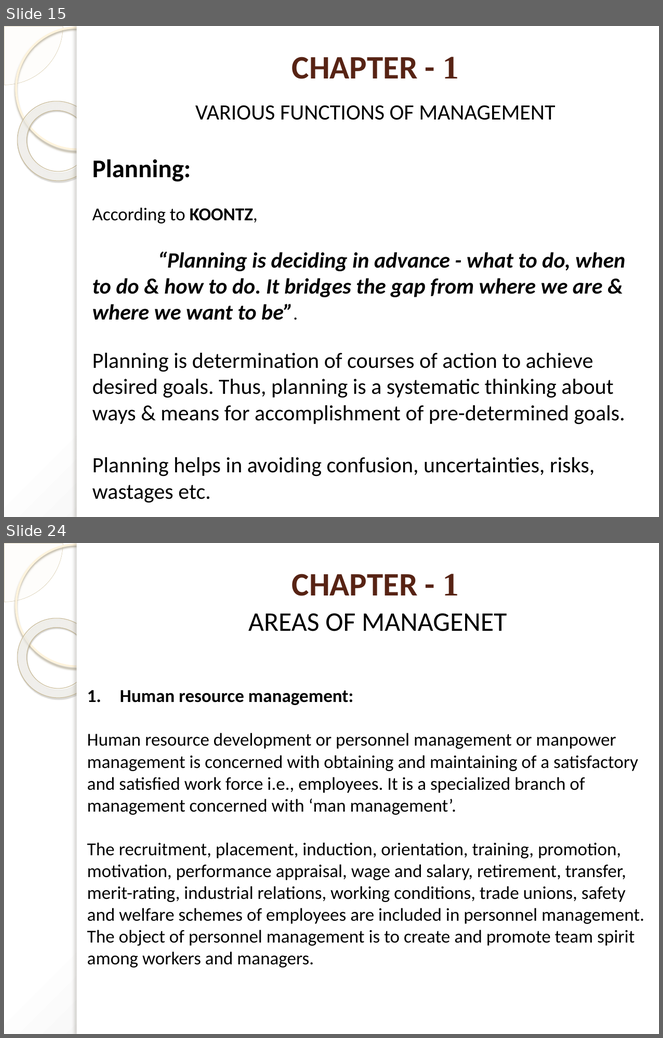
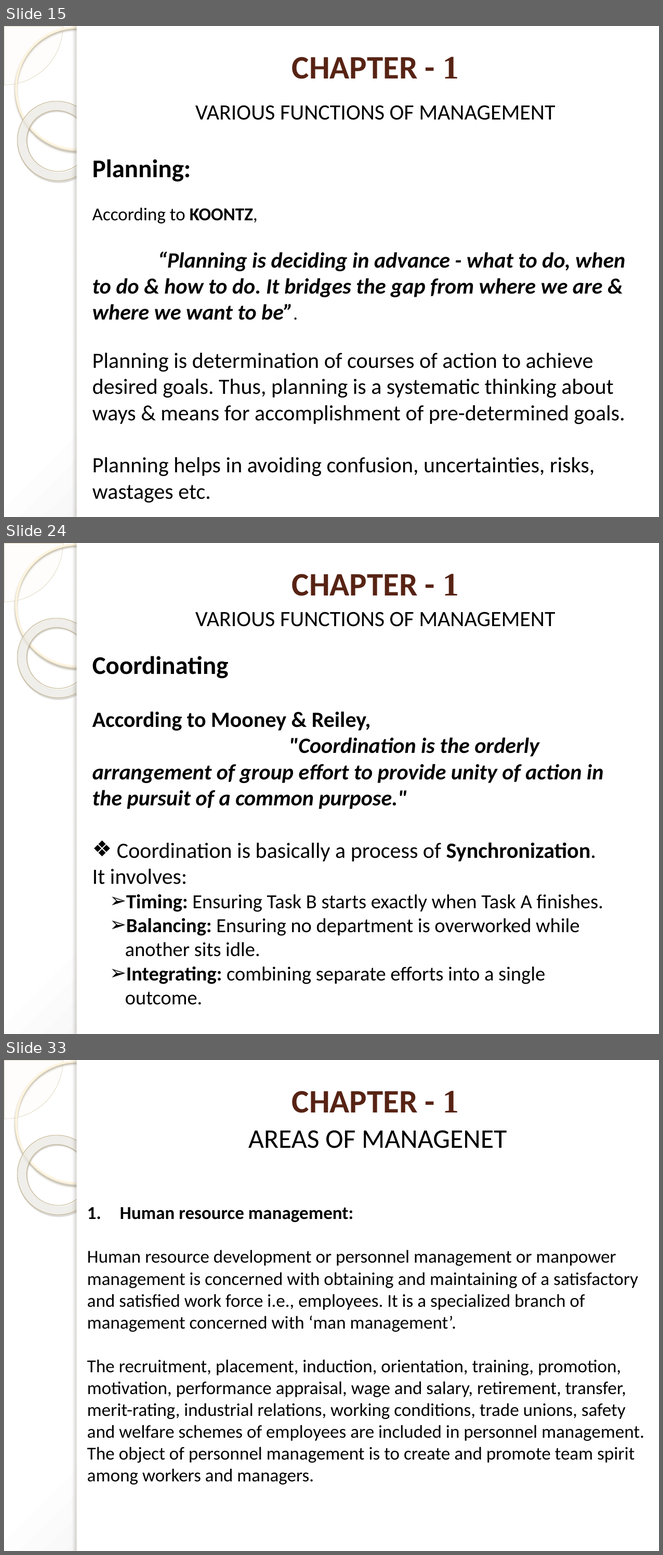
Before and after one commit to pankajgautam307/notes_2026, a slide deck: BOM/Presentation Ch-1.pptx. Shown one above the other, each under a label of ours: slides 15 and 24 before the commit, slides 15, 24 and 33 after it; the slides between them are not shown. The pictures are 663x1038 and 663x1555 pixels, drawn with LibreOffice and Linux fonts; fonts in the diff are those of the drawing. Boxes give left, top, right and bottom in pixels: in the first picture for what was removed or moved away, otherwise in the second. Text is boxed around its words. In the diff, an @@ line names an element or a change of style, - is before the commit and + after.

```diff
--- a/BOM/Presentation Ch-1.pptx
+++ b/BOM/Presentation Ch-1.pptx
@@ slide 24 added at bbox=[4, 543, 659, 1034], background gradient #FFFFFF to #C5C5C5; not listed: 5 template elements that a slide beside it also shows @@
@@ title added at bbox=[292, 574, 460, 596], 36 pt, text #572314, bold @@
+CHAPTER - 1
@@ text added at bbox=[195, 612, 555, 627], 24 pt, text #000000 @@
+VARIOUS FUNCTIONS OF MANAGEMENT
@@ text added at bbox=[92, 656, 604, 1005], 24 pt, text #000000 @@
+Coordinating
+According to Mooney & Reiley,
+"Coordination is the orderly arrangement of group effort to provide unity of action in the pursuit of a common purpose."
+❖ Coordination is basically a process of Synchronization.
+It involves:
+  ➢ Timing: Ensuring Task B starts exactly when Task A finishes.
+  ➢ Balancing: Ensuring no department is overworked while another sits idle.
+  ➢ Integrating: combining separate efforts into a single outcome.
@@ what was slide 24 is now slide 33 @@
```
Also in this commit, not shown: 12 slides changed, 9 other slides added, 2 other files.
